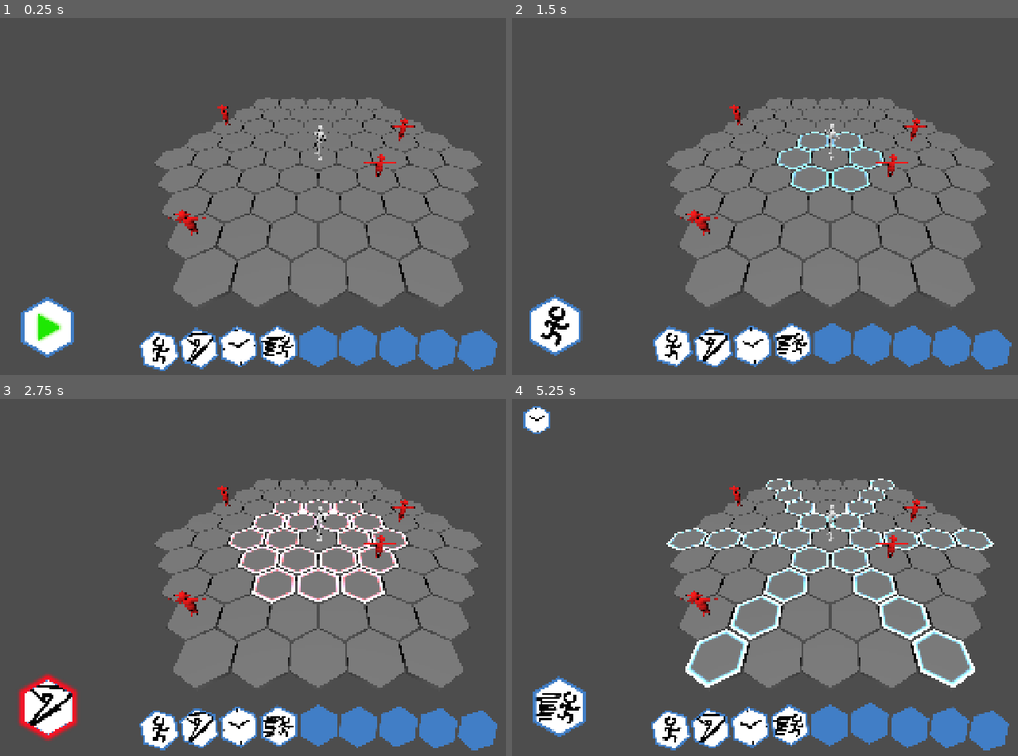
Above: before the commit, frames 1-4 (two rows, left to right).
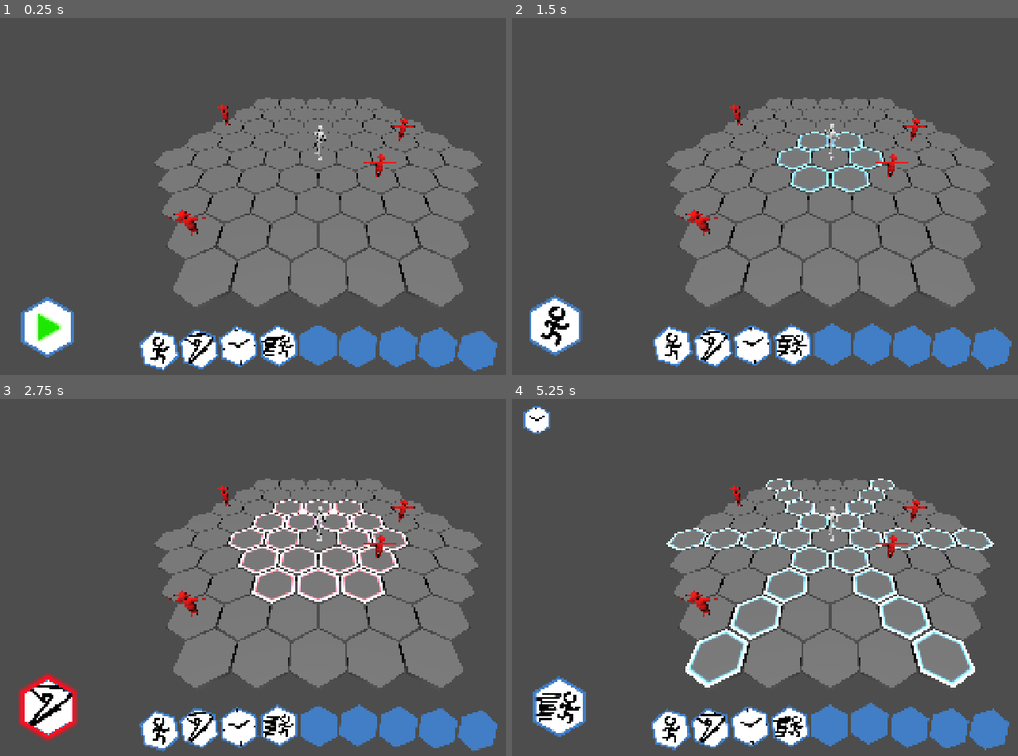
Above: after the commit, the same moments.

Repository: mmb5049/IGME601-Group4
Game: Godot game, scene res://Levels/Arena.tscn
Two runs of this game, one before a commit and one after it. Both use one fixed random seed, a clock stepped at 60 frames per second and the inputs below.
Inputs (mouse positions are in pixels of both pictures, inside the frame that each line leads up to):
- Up to frame 1 (0.25 s): no input
- Up to frame 2 (1.5 s): click (557, 328) at 0.5 s; tap Enter at 1.25 s; drag from (673, 342) to (891, 117) at 1.27 s
- Up to frame 3 (2.75 s): drag from (197, 727) to (288, 648) at 2.02 s
- Up to frame 4 (5.25 s): move the mouse to (749, 727) at 2.77 s; hold D 2.78-3.5 s; tap M at 2.85 s; click (749, 727) at 2.92 s; drag from (790, 723) to (638, 523) at 3.52 s; drag from (830, 727) to (861, 577) at 4.27 s; drag from (871, 727) to (734, 488) at 5.02 s

The runs differ from the first frame. In frame 1, 0.6% of the frame differs, in the area x 27-98%, y 86-99%; in frame 2, 0.7%; in frame 3, 0.6%; in frame 4, 0.8%, in the area x 27-99%, y 29-99%.

Commit message:
Added extra feedback for missing

Diff:
--- a/igme-601-group-4/Characters/player_controller.gd
+++ b/igme-601-group-4/Characters/player_controller.gd
@@ -7,6 +7,8 @@
 signal target_preview_changed(target: AbilityTarget)
 signal targeting_ended
 signal ability_confirmed(ability: Ability, target: AbilityTarget)
+
+var number_display = preload("res://Misc/number_display.tscn")
 
 const INVALID_CELL := Vector2i(2147483647, 2147483647)
 const INVALID_WORLD_POSITION := Vector3(INF, INF, INF)
@@ -298,6 +300,12 @@
 				var target_cell: Vector2i = target.target_cell + movement.current_cell
 				if HexGrid.is_occupied(target_cell) and HexGrid.occupied_cells[target_cell] is Enemy:
 					(HexGrid.occupied_cells[target_cell] as Enemy).damage(ability.damage)
+				else:
+					var new_display:Node3D = number_display.instantiate()
+					get_parent().add_child(new_display)
+
+					new_display.global_position = HexGrid.hex_to_world(target_cell) + Vector3(0, 0.5, 0)
+					new_display.set_number(0)
 			# if there is an animation, wait for it to finish and only call attack
 			# when it lines up with the animation
 			if has_animation:
